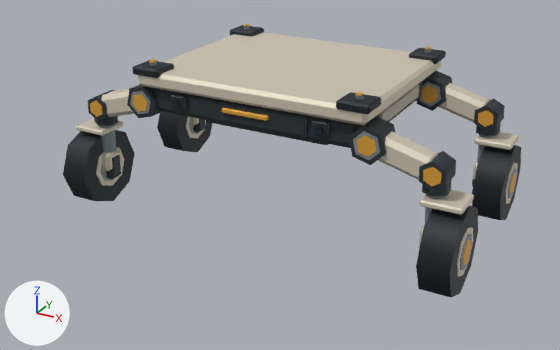
The glTF model assets/pallet-cargo/derived/meshopt/stride_d0_lod2.meshopt.glb as it was, and as the next commit left it.
Both versions are drawn from a 50 mm lens placed at (1.73, -3.28, 1.81), pointed at (-0.02, -0.11, 0.22). The lights are fixed; the arrows at lower left show +X, +Y and +Z. The older version comes first. Where no turn or scale is listed for an object, it has been applied to the vertices. Vertices at exactly the same position are counted once.

Before the edit, the objects in view are built like this:
```python
me_mesh_0 = bpy.data.meshes.new('Mesh_0')
me_mesh_0.from_pydata(...)  # 1616 vertices, 2876 faces; spans x -1.04..1.04, y -0.61..0.61, z 0.0..0.83
me_mesh_0.materials.append(mat_pcs_palette)
ob_stride_static_surface = bpy.data.objects.new('STRIDE_STATIC_SURFACE', me_mesh_0)
ob_stride_static_surface.location = (0.0, 0.0, 0.0)
```
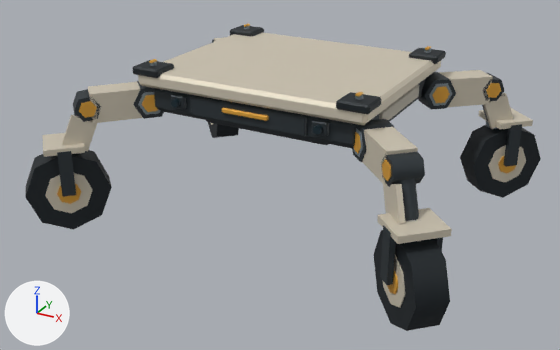
Location of each change, [x1, y1, x2, y2] in pixels of the pictures (560 x 350 px; the box of a moved part takes in the faces that stretch with it):
'STRIDE_STATIC_SURFACE', reshaped (13% wider, 12% taller): before [63, 24, 521, 297]; after [25, 24, 541, 331]
part 1 of me_mesh_0, added: after [374, 230, 450, 331]
part 2 of me_mesh_0, added: after [383, 255, 405, 308]
part 3 of me_mesh_0, added: after [208, 122, 239, 138]
part 4 of me_mesh_0, moved or reshaped (not visible afterwards): before [421, 85, 438, 104]
part 5 of me_mesh_0, added: after [460, 125, 541, 198]
part 6 of me_mesh_0, added: after [488, 145, 526, 182]
part 7 of me_mesh_0, added: after [498, 156, 518, 173]
part 8 of me_mesh_0, moved or reshaped (not visible afterwards): before [476, 122, 501, 136]
part 9 of me_mesh_0, deleted (mostly hidden): before [101, 89, 495, 180]
part 10 of me_mesh_0, moved or reshaped: before [63, 84, 162, 201]; after [25, 81, 164, 230]
part 11 of me_mesh_0, moved or reshaped: before [349, 116, 478, 297]; after [352, 119, 452, 294]
part 12 of me_mesh_0, moved or reshaped: before [416, 71, 521, 220]; after [418, 70, 533, 167]
part 13 of me_mesh_0, moved or reshaped (mostly hidden afterwards): before [157, 112, 212, 152]; after [212, 37, 225, 43]

What changed in the scene script:
```text
Change me_mesh_0:
    remove me_mesh_0.from_pydata(...)  # 1616 vertices, 2876 faces; spans x -1.04..1.04, y -0.61..0.61, z 0.0..0.83
    add me_mesh_0.from_pydata(...)  # 1488 vertices, 2572 faces; spans x -1.09..1.09, y -0.9..0.9, z 0.0..0.83
    me_mesh_0 part 1: the loose piece of 18 vertices spanning x 0.88..1.02, y -0.61..-0.2, z 0.0..0.41 is copied, and the copy is turned 45 degrees about the z axis through its middle, then moved by (-0.06, -0.3, 0.0); it spans x 0.7..1.09, y -0.9..-0.51, z 0.0..0.41
    me_mesh_0 part 2: the loose piece of 18 vertices spanning x 0.88..1.03, y -0.51..-0.29, z 0.09..0.32 is copied, and the copy is turned 45 degrees about the z axis through its middle, then moved by (-0.06, -0.3, 0.0); it spans x 0.76..1.03, y -0.84..-0.57, z 0.09..0.32
    me_mesh_0 part 3: the loose piece of 18 vertices spanning x -1.02..-0.88, y 0.2..0.61, z 0.0..0.41 is copied, and the copy is turned 45 degrees about the z axis through its middle, then moved by (0.06, 0.3, 0.0); it spans x -1.09..-0.7, y 0.51..0.9, z 0.0..0.41
    me_mesh_0 part 4: the loose piece of 14 vertices spanning x 0.54..0.64, y 0.32..0.48, z 0.58..0.67 is multiplied about its middle by the matrix ((-0.578, -0.308, 0.933), (-0.976, 0.308, -0.502), (-0.117, -1.053, -0.42)), then moved by (-1.43, 0.25, -0.13)
    me_mesh_0 part 5: the loose piece of 18 vertices spanning x 0.88..1.02, y 0.2..0.61, z 0.0..0.41 is copied, and the copy is turned -45 degrees about the z axis through its middle, then moved by (-0.06, 0.3, 0.0); it spans x 0.7..1.09, y 0.51..0.9, z 0.0..0.41
    me_mesh_0 part 6: the loose piece of 18 vertices spanning x 0.88..1.03, y 0.29..0.51, z 0.09..0.32 is copied, and the copy is turned -45 degrees about the z axis through its middle, then moved by (-0.06, 0.3, 0.0); it spans x 0.76..1.03, y 0.57..0.84, z 0.09..0.32
    me_mesh_0 part 7: the loose piece of 18 vertices spanning x 0.87..1.04, y 0.34..0.46, z 0.15..0.26 is copied, and the copy is turned -45 degrees about the z axis through its middle, then moved by (-0.06, 0.3, 0.0); it spans x 0.8..0.99, y 0.61..0.8, z 0.15..0.26
    me_mesh_0 part 8: the loose piece of 14 vertices spanning x 0.83..0.93, y 0.34..0.46, z 0.45..0.54 is turned -45 degrees about the z axis through its middle and scaled by 0.745, then moved by (0.01, 0.3, -0.16)
    me_mesh_0 part 9: 10 loose pieces with 210 vertices, spanning x -0.94..0.94, y -0.46..0.47, z 0.14..0.71, are deleted
    me_mesh_0 part 10: 159 vertices moved from x -1.04..-0.51, y -0.61..-0.2, z 0.0..0.71 to x -1.09..-0.49, y -0.9..-0.3, z 0.0..0.7; 59 vertices removed from x -1.04..-0.54, y -0.49..-0.31, z 0.15..0.67; 75 vertices added at x -1.04..-0.48, y -0.85..-0.29, z 0.2..0.7
    me_mesh_0 part 11: 89 vertices moved from x 0.82..1.04, y -0.61..-0.2, z 0.0..0.61 to x 0.48..1.04, y -0.85..-0.3, z 0.15..0.7; 153 vertices removed from x 0.51..1.04, y -0.61..-0.2, z 0.13..0.71; 109 vertices added at x 0.5..1.04, y -0.85..-0.29, z 0.15..0.7
    me_mesh_0 part 12: 61 vertices moved from x 0.82..1.04, y 0.2..0.54, z 0.0..0.61 to x 0.5..0.93, y 0.33..0.73, z 0.3..0.67; 139 vertices removed from x 0.51..1.04, y 0.26..0.61, z 0.06..0.71; 105 vertices added at x 0.48..1.04, y 0.29..0.85, z 0.2..0.7
    me_mesh_0 part 13: 92 vertices moved from x -1.04..-0.82, y 0.26..0.61, z 0.0..0.61 to x -1.04..-0.48, y 0.29..0.85, z 0.2..0.7; 60 vertices removed from x -1.04..-0.84, y 0.2..0.54, z 0.06..0.54; 46 vertices added at x -1.0..-0.65, y 0.37..0.76, z 0.2..0.69
    other edits to the shape of me_mesh_0 do not show in these pictures
```
